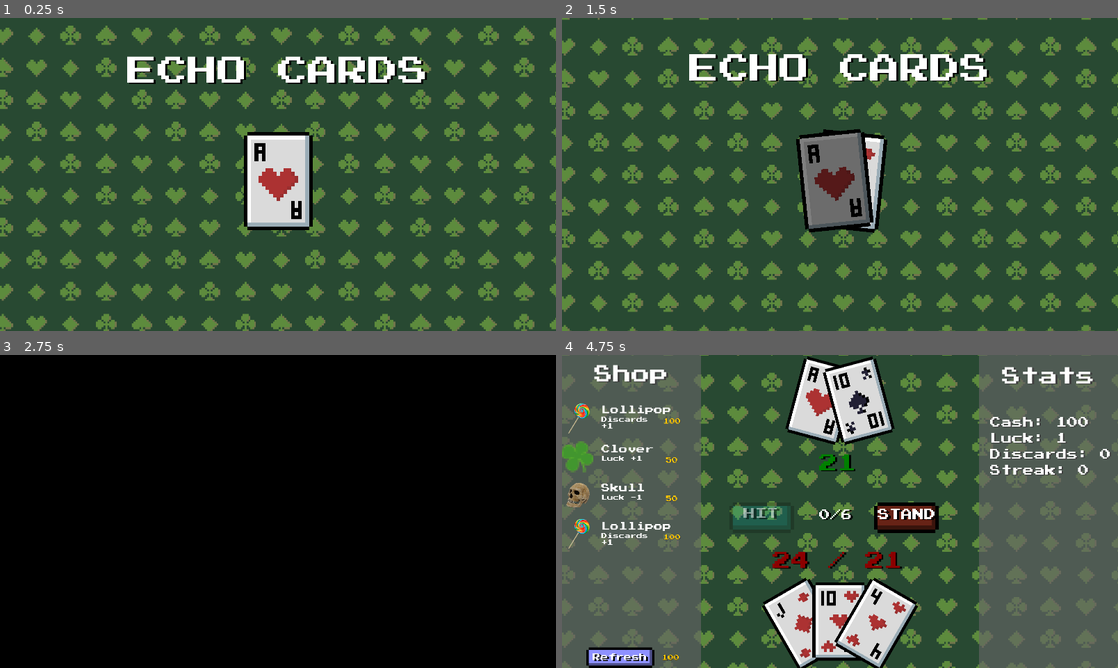
Above: before the commit, frames 1-4 (two rows, left to right).
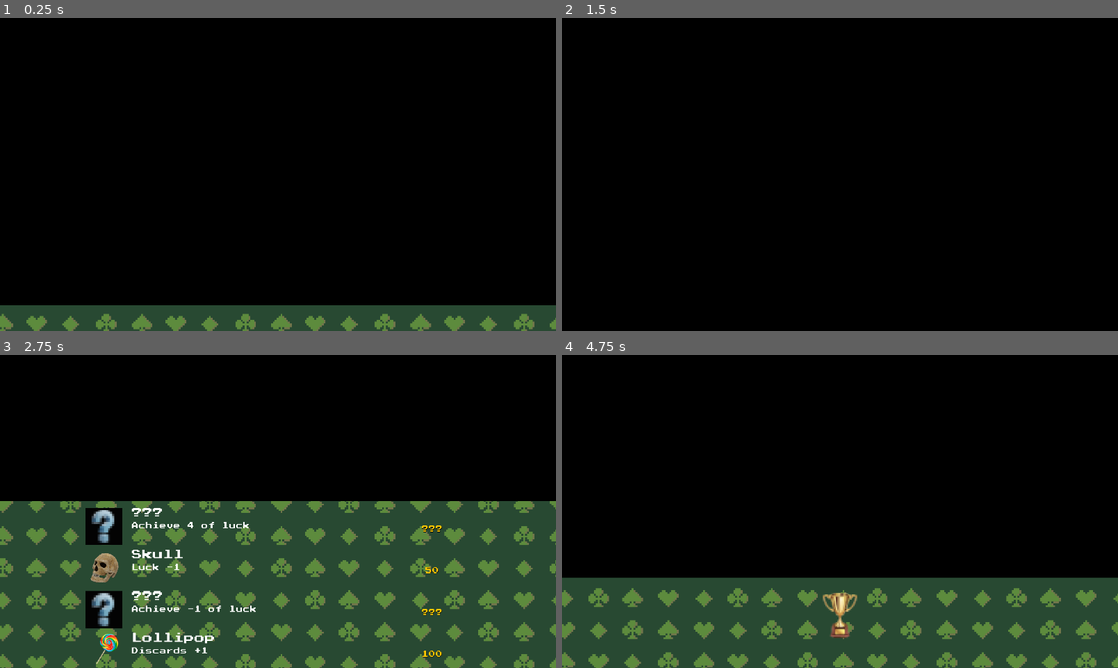
Above: after the commit, the same moments.

Repository: radsi/echo-cards
Game: Godot game, scene res://main_menu.tscn
Two runs of this game, one before a commit and one after it. Both use one fixed random seed, a clock stepped at 60 frames per second and the inputs below. The engine's default icon, where the game draws it, is replaced by a stand-in: a white triangle on a blue panel in a dark square.
Inputs (mouse positions are in pixels of both pictures, inside the frame that each line leads up to; where the layout moved, square brackets give the same spot in the first picture):
- Up to frame 1 (0.25 s): no input
- Up to frame 2 (1.5 s): click (840, 277) at 0.52 s; click (840, 180) at 1.25 s
- Up to frame 3 (2.75 s): click (278, 517) [261, 514] at 2 s
- Up to frame 4 (4.75 s): click (623, 383) at 2.75 s, where only the run after the commit has a clickable "BACK"; click (762, 517) at 3.5 s, where only the run before the commit has a clickable "HIT"; click (906, 517) at 4.25 s, where only the run before the commit has a clickable "STAND"

The runs differ from the first frame. In frame 1, 90% of the frame differs, in the area x 0-100%, y 0-92%; in frame 2, 98%, in the area x 0-100%, y 0-100%; in frame 3, 52%; in frame 4, 92%.

Commit message:
unlockables

Diff:
--- /dev/null
+++ b/achievements.tscn
@@ -0,0 +1,134 @@
+[gd_scene load_steps=11 format=3 uid="uid://65ea2c8upemh"]
+
+[ext_resource type="Script" uid="uid://dsoi4mltb7ues" path="res://scripts/env_manager.gd" id="1_e00ml"]
+[ext_resource type="Texture2D" uid="uid://pydb4lgf73oq" path="res://deco/background_1.png" id="2_bnact"]
+[ext_resource type="Texture2D" uid="uid://c7uch45hkma4m" path="res://buttons/button-arrow.png" id="3_rvr50"]
+[ext_resource type="FontFile" uid="uid://bsucljrt1mjt" path="res://PressStart2P-vaV7.ttf" id="4_u4g45"]
+[ext_resource type="Script" uid="uid://dqhch0awei337" path="res://scripts/achievements_manager.gd" id="5_u4g45"]
+
+[sub_resource type="StyleBoxEmpty" id="StyleBoxEmpty_h64ow"]
+
+[sub_resource type="StyleBoxEmpty" id="StyleBoxEmpty_2dvwe"]
+
+[sub_resource type="StyleBoxEmpty" id="StyleBoxEmpty_12gql"]
+
+[sub_resource type="StyleBoxEmpty" id="StyleBoxEmpty_sgvem"]
+
+[sub_resource type="StyleBoxEmpty" id="StyleBoxEmpty_l4oqj"]
+
+[node name="Achievements" type="Control"]
+layout_mode = 3
+anchors_preset = 15
+anchor_right = 1.0
+anchor_bottom = 1.0
+grow_horizontal = 2
+grow_vertical = 2
+script = ExtResource("1_e00ml")
+
+[node name="Background1" type="Sprite2D" parent="."]
+self_modulate = Color(1, 1, 1, 0.54901963)
+z_index = -10
+position = Vector2(975.0002, 780.00006)
+scale = Vector2(6.5, 6.5)
+texture = ExtResource("2_bnact")
+
+[node name="Background2" type="Sprite2D" parent="."]
+self_modulate = Color(1, 1, 1, 0.54901963)
+z_index = -10
+position = Vector2(975, -780.00006)
+scale = Vector2(6.5, 6.5)
+texture = ExtResource("2_bnact")
+
+[node name="TransitionBG" type="ColorRect" parent="."]
+z_index = 15
+layout_mode = 1
+anchors_preset = -1
+anchor_top = -1.2650001
+anchor_right = 1.056
+anchor_bottom = -0.019000001
+offset_top = 0.20007324
+offset_right = -1987.52
+offset_bottom = -1305.48
+scale = Vector2(50.679996, 33.640003)
+color = Color(0, 0, 0, 1)
+
+[node name="BackButton" type="Button" parent="."]
+self_modulate = Color(0.37, 0.37, 0.37, 1)
+texture_filter = 1
+layout_mode = 1
+offset_left = 59.999996
+offset_top = 51.999996
+offset_right = 340.0
+offset_bottom = 136.0
+scale = Vector2(1.25, 1.25)
+pivot_offset = Vector2(94, 46)
+theme_override_colors/icon_pressed_color = Color(0.4392157, 0.4392157, 0.4392157, 1)
+theme_override_colors/icon_hover_color = Color(0.49803922, 0.49803922, 0.49803922, 1)
+theme_override_colors/icon_hover_pressed_color = Color(0.49803922, 0.49803922, 0.49803922, 1)
+theme_override_styles/normal = SubResource("StyleBoxEmpty_h64ow")
+theme_override_styles/pressed = SubResource("StyleBoxEmpty_2dvwe")
+theme_override_styles/hover = SubResource("StyleBoxEmpty_12gql")
+theme_override_styles/disabled = SubResource("StyleBoxEmpty_sgvem")
+theme_override_styles/focus = SubResource("StyleBoxEmpty_l4oqj")
+icon = ExtResource("3_rvr50")
+flat = true
+
+[node name="ButtonLabel" type="Label" parent="BackButton"]
+z_index = 1
+texture_filter = 1
+layout_mode = 1
+anchors_preset = 8
+anchor_left = 0.5
+anchor_top = 0.5
+anchor_right = 0.5
+anchor_bottom = 0.5
+offset_left = -48.399994
+offset_top = -17.599995
+offset_right = 79.600006
+offset_bottom = 14.400005
+grow_horizontal = 2
+grow_vertical = 2
+pivot_offset = Vector2(48, 16)
+theme_override_fonts/font = ExtResource("4_u4g45")
+theme_override_font_sizes/font_size = 32
+text = "BACK"
+horizontal_alignment = 1
+vertical_alignment = 1
+
+[node name="shadow" type="Label" parent="BackButton/ButtonLabel"]
+z_index = -1
+texture_filter = 1
+layout_mode = 0
+offset_left = 7.0
+offset_top = 3.0
+offset_right = 103.000015
+offset_bottom = 35.0
+pivot_offset = Vector2(48, 16)
+theme_override_colors/font_color = Color(0, 0, 0, 1)
+theme_override_fonts/font = ExtResource("4_u4g45")
+theme_override_font_sizes/font_size = 32
+text = "BACK"
+horizontal_alignment = 1
+vertical_alignment = 1
+
+[node name="ScrollContainer" type="ScrollContainer" parent="."]
+layout_mode = 1
+anchors_preset = 15
+anchor_right = 1.0
+anchor_bottom = 1.0
+offset_left = 295.0
+offset_top = 239.0
+offset_right = 295.0
+offset_bottom = -15.0
+grow_horizontal = 2
+grow_vertical = 2
+
+[node name="VBoxContainer" type="VBoxContainer" parent="ScrollContainer"]
+texture_filter = 1
+layout_mode = 2
+size_flags_horizontal = 3
+size_flags_vertical = 3
+theme_override_constants/separation = 16
+script = ExtResource("5_u4g45")
+
+[connection signal="pressed" from="BackButton" to="." method="_on_back_button_pressed"]
--- a/game.tscn
+++ b/game.tscn
@@ -16,6 +16,9 @@
 [ext_resource type="AudioStream" uid="uid://dpl0teyt8jv7x" path="res://sounds/slidecard.wav" id="14_215e1"]
 [ext_resource type="AudioStream" uid="uid://dd2w63ktxt7p5" path="res://sounds/cha-ching.mp3" id="15_7sc4i"]
 [ext_resource type="AudioStream" uid="uid://duu72cwment5r" path="res://sounds/bonecrunch.wav" id="16_80cx4"]
+[ext_resource type="Texture2D" uid="uid://b0fhqxxsuf53b" path="res://items/NEW.png" id="17_e8heu"]
+[ext_resource type="Texture2D" uid="uid://bvncqqkeythe7" path="res://items/deal.png" id="18_rvswv"]
+[ext_resource type="AudioStream" uid="uid://ci1npjsqbmvpu" path="res://sounds/reveal.wav" id="19_boyg6"]
 
 [sub_resource type="StyleBoxEmpty" id="StyleBoxEmpty_j5wjh"]
 
@@ -1142,6 +1145,22 @@
 [node name="crunch_sfx" type="AudioStreamPlayer2D" parent="."]
 stream = ExtResource("16_80cx4")
 
+[node name="New" type="Sprite2D" parent="."]
+modulate = Color(0.8460439, 0.84604394, 0.8460439, 1)
+z_index = 20
+texture_filter = 1
+position = Vector2(960, -392)
+scale = Vector2(0.75, 0.75)
+texture = ExtResource("17_e8heu")
+
+[node name="Item" type="Sprite2D" parent="New"]
+scale = Vector2(3, 3)
+texture = ExtResource("18_rvswv")
+
+[node name="reveal_sfx" type="AudioStreamPlayer2D" parent="."]
+stream = ExtResource("19_boyg6")
+volume_db = -15.0
+
 [connection signal="signal_restartgame" from="DealerCards" to="PlayerCards" method="_on_dealer_cards_signal_restartgame"]
 [connection signal="pressed" from="Control/HitButton" to="PlayerCards" method="_on_hit_button_pressed"]
 [connection signal="pressed" from="Control/StandButton" to="DealerCards" method="_on_stand_button_pressed"]
--- a/items_data.json
+++ b/items_data.json
@@ -5,7 +5,8 @@
     "type": "stat",
     "stats": [2],
     "values": [1],
-    "rarity": 100
+    "rarity": 100,
+    "reason": ""
   },
   "medal": {
     "price": 100,
@@ -13,7 +14,8 @@
     "type": "stat",
     "stats": [5],
     "values": [1],
-    "rarity": 80
+    "rarity": 80,
+    "reason": ""
   },
   "lucky bone": {
     "price": 200,
@@ -21,7 +23,8 @@
     "type": "stat",
     "stats": [2],
     "values": [4],
-    "rarity": 50
+    "rarity": 50,
+    "reason": "Achieve 4 of luck"
   },
   "skull": {
     "price": 50,
@@ -37,7 +40,8 @@
     "type": "stat",
     "stats": [2, 3],
     "values": [-1, 2],
-    "rarity": 80
+    "rarity": 80,
+    "reason": "Achieve -1 of luck"
   },
   "lollipop": {
     "price": 100,
@@ -53,7 +57,8 @@
     "type": "trinket",
     "stats": [3],
     "values": [1],
-    "rarity": 70
+    "rarity": 70,
+    "reason": "Sell your soul"
   },
   "crown": {
     "price": 200,
@@ -61,7 +66,8 @@
     "type": "stat",
     "stats": [1, 3],
     "values": [0.9, 1],
-    "rarity": 20
+    "rarity": 20,
+    "reason": "Achive 1 discard and 200 cash"
   },
   "D6": {
     "price": 300,
@@ -69,7 +75,8 @@
     "type": "trinket",
     "stats": [1],
     "values": [1.25],
-    "rarity": 10
+    "rarity": 10,
+    "reason": "Own 3 objects"
   },
   "horse": {
     "price": 50,
@@ -77,23 +84,26 @@
     "type": "trinket",
     "stats": [1],
     "values": [1.25],
-    "rarity": 70
+    "rarity": 70,
+    "reason": "Do a blackjack"
   },
   "white flag": {
-    "price": 200,
-    "description": "Rounds -1 & Luck +4",
+    "price": 300,
+    "description": "Rounds -2 & Luck +6",
     "type": "stat",
     "stats": [5, 2],
     "values": [-1, 4],
-    "rarity": 60
+    "rarity": 20,
+    "reason": ""
   },
   "black flag": {
-    "price": 250,
-    "description": "Rounds +2 & Luck -2",
+    "price": 300,
+    "description": "Rounds +4 & Luck -2",
     "type": "stat",
     "stats": [5, 2],
     "values": [1, -2],
-    "rarity": 60
+    "rarity": 20,
+    "reason": ""
   },
   "gold": {
     "price": 100,
@@ -101,7 +111,8 @@
     "type": "trinket",
     "stats": [5, 2],
     "values": [1, -2],
-    "rarity": 80
+    "rarity": 80,
+    "reason": "Complete a payment"
   },
   "briefcase": {
     "price": 200,
@@ -109,6 +120,7 @@
     "type": "trinket",
     "stats": [5, 2],
     "values": [1, -2],
-    "rarity": 50
+    "rarity": 50,
+    "reason": "Buy the entire shop"
   }
 }
--- a/main_menu.tscn
+++ b/main_menu.tscn
@@ -6,6 +6,7 @@
 [ext_resource type="Texture2D" uid="uid://c5y334dhp00q6" path="res://cards/light/A-H.png" id="4_jix8l"]
 [ext_resource type="Texture2D" uid="uid://cqrjhx4133x5u" path="res://cards/light/K-D.png" id="5_glbon"]
 [ext_resource type="AudioStream" uid="uid://vam30asnc1xn" path="res://sounds/musicloop1.mp3" id="6_nlkkf"]
+[ext_resource type="Texture2D" uid="uid://b5e4m60kwpo4q" path="res://items/trophy.png" id="7_qe12f"]
 
 [sub_resource type="StyleBoxEmpty" id="StyleBoxEmpty_glbon"]
 
@@ -131,4 +132,32 @@
 stream = ExtResource("6_nlkkf")
 autoplay = true
 
+[node name="AchvButton" type="Button" parent="."]
+texture_filter = 1
+layout_mode = 1
+anchors_preset = 7
+anchor_left = 0.5
+anchor_top = 1.0
+anchor_right = 0.5
+anchor_bottom = 1.0
+offset_left = -64.0
+offset_top = -250.00006
+offset_right = 64.0
+offset_bottom = -122.00006
+grow_horizontal = 2
+grow_vertical = 0
+scale = Vector2(1.5, 1.5)
+pivot_offset = Vector2(64, 64)
+theme_override_colors/icon_pressed_color = Color(0.4392157, 0.4392157, 0.4392157, 1)
+theme_override_colors/icon_hover_color = Color(0.49803922, 0.49803922, 0.49803922, 1)
+theme_override_colors/icon_hover_pressed_color = Color(0.49803922, 0.49803922, 0.49803922, 1)
+theme_override_styles/normal = SubResource("StyleBoxEmpty_glbon")
+theme_override_styles/pressed = SubResource("StyleBoxEmpty_nlkkf")
+theme_override_styles/hover = SubResource("StyleBoxEmpty_qe12f")
+theme_override_styles/disabled = SubResource("StyleBoxEmpty_8qtwp")
+theme_override_styles/focus = SubResource("StyleBoxEmpty_dy7ct")
+icon = ExtResource("7_qe12f")
+flat = true
+
 [connection signal="pressed" from="PlayButton" to="." method="_on_play_button_pressed"]
+[connection signal="pressed" from="AchvButton" to="." method="_on_achv_button_pressed"]
--- /dev/null
+++ b/prefabs/achv_item_prefab.tscn
@@ -0,0 +1,107 @@
+[gd_scene load_steps=9 format=3 uid="uid://sxcjlvsyk22c"]
+
+[ext_resource type="FontFile" uid="uid://bsucljrt1mjt" path="res://PressStart2P-vaV7.ttf" id="1_yemqf"]
+[ext_resource type="Texture2D" uid="uid://divrki8jgm6x6" path="res://icon.svg" id="2_07x67"]
+[ext_resource type="Script" uid="uid://bwm7b6susr6" path="res://scripts/achievements_item.gd" id="3_yemqf"]
+
+[sub_resource type="StyleBoxEmpty" id="StyleBoxEmpty_uqiqr"]
+
+[sub_resource type="StyleBoxEmpty" id="StyleBoxEmpty_3a8kb"]
+
+[sub_resource type="StyleBoxFlat" id="StyleBoxFlat_uqiqr"]
+content_margin_left = 4.0
+content_margin_top = 4.0
+content_margin_right = 4.0
+content_margin_bottom = 4.0
+
+[sub_resource type="StyleBoxEmpty" id="StyleBoxEmpty_gdgwq"]
+
+[sub_resource type="StyleBoxEmpty" id="StyleBoxEmpty_0nyxa"]
+
+[node name="AchvItemPrefab" type="Button"]
+texture_filter = 1
+size_flags_vertical = 4
+theme_override_fonts/font = ExtResource("1_yemqf")
+theme_override_font_sizes/font_size = 28
+theme_override_styles/normal = SubResource("StyleBoxEmpty_uqiqr")
+theme_override_styles/pressed = SubResource("StyleBoxEmpty_3a8kb")
+theme_override_styles/hover = SubResource("StyleBoxFlat_uqiqr")
+theme_override_styles/disabled = SubResource("StyleBoxEmpty_gdgwq")
+theme_override_styles/focus = SubResource("StyleBoxEmpty_0nyxa")
+icon = ExtResource("2_07x67")
+flat = true
+alignment = 0
+text_overrun_behavior = 3
+script = ExtResource("3_yemqf")
+
+[node name="NameLabel" type="Label" parent="."]
+texture_filter = 1
+layout_mode = 1
+anchors_preset = 10
+anchor_right = 1.0
+offset_left = 160.0
+offset_bottom = 36.0
+grow_horizontal = 2
+theme_override_fonts/font = ExtResource("1_yemqf")
+theme_override_font_sizes/font_size = 36
+text = "NAME"
+
+[node name="DescLabel" type="Label" parent="."]
+texture_filter = 1
+layout_mode = 1
+anchors_preset = 12
+anchor_top = 1.0
+anchor_right = 1.0
+anchor_bottom = 1.0
+offset_left = 160.0
+offset_top = -78.0
+offset_right = -275.5
+grow_horizontal = 2
+grow_vertical = 0
+theme_override_fonts/font = ExtResource("1_yemqf")
+theme_override_font_sizes/font_size = 24
+text = "asdddddddddddddddddddd"
+autowrap_mode = 2
+
+[node name="PriceLabel" type="Label" parent="."]
+self_modulate = Color(1, 0.78431374, 0, 1)
+texture_filter = 1
+layout_mode = 1
+anchors_preset = 14
+anchor_top = 0.5
+anchor_right = 1.0
+anchor_bottom = 0.5
+offset_left = 305.0
+offset_top = -3.0
+offset_right = 178.0
+offset_bottom = 21.0
+grow_horizontal = 2
+grow_vertical = 2
+theme_override_fonts/font = ExtResource("1_yemqf")
+theme_override_font_sizes/font_size = 24
+text = "100"
+horizontal_alignment = 1
+vertical_alignment = 1
+autowrap_mode = 2
+
+[node name="shadow" type="Label" parent="PriceLabel"]
+self_modulate = Color(0, 0, 0, 1)
+z_index = -1
+texture_filter = 1
+layout_mode = 1
+anchors_preset = -1
+anchor_left = 0.042000003
+anchor_right = 0.95800006
+anchor_bottom = 1.0
+offset_left = 1.4500024
+offset_top = 2.0
+offset_right = 1.4071426
+offset_bottom = 2.0
+grow_horizontal = 0
+grow_vertical = 2
+theme_override_fonts/font = ExtResource("1_yemqf")
+theme_override_font_sizes/font_size = 24
+text = "100"
+horizontal_alignment = 1
+vertical_alignment = 1
+autowrap_mode = 2
--- /dev/null
+++ b/scripts/achievements_item.gd
@@ -0,0 +1,18 @@
+extends Button
+
+@onready var InterrogationImage := preload("res://items/interrogation.png")
+@export var item_id: String
+
+func set_locked() -> void:
+	var cfg := ConfigFile.new()
+	var unlocked_items: Array = []
+
+	if FileAccess.file_exists("user://save.cfg"):
+		cfg.load("user://save.cfg")
+		unlocked_items = cfg.get_value("unlocks", "items", [])
+
+	if not unlocked_items.has(item_id):
+		icon = InterrogationImage
+		get_child(0).text = "???"
+		get_child(1).text = globals.items[item_id].reason
+		globals.change_text(get_child(2), "???")
--- /dev/null
+++ b/scripts/achievements_manager.gd
@@ -0,0 +1,16 @@
+extends VBoxContainer
+
+@onready var ItemPrefab = preload("res://prefabs/achv_item_prefab.tscn")
+
+func _ready() -> void:
+	for item_id in globals.items:
+		var new_item: Button = ItemPrefab.instantiate()
+		add_child(new_item)
+
+		new_item.icon = load("res://items/%s.png" % item_id)
+		new_item.item_id = item_id
+		new_item.get_child(0).text = item_id.capitalize()
+		new_item.get_child(1).text = globals.items[item_id].description
+		globals.change_text(new_item.get_child(2), str(int(globals.items[item_id].price)))
+
+		new_item.set_locked()
--- a/scripts/dealer_cards.gd
+++ b/scripts/dealer_cards.gd
@@ -193,6 +193,6 @@
 	emit_signal("signal_restartgame")
 
 func _on_stand_button_pressed() -> void:
-	if globals.ending_game: return
+	if globals.ending_game or $"..".rotate_item: return
 	globals.ending_game = true
 	show_cards()
--- a/scripts/env_manager.gd
+++ b/scripts/env_manager.gd
@@ -3,7 +3,16 @@
 @onready var GameOver: VBoxContainer = $HBoxContainer/VBoxContainer
 @onready var BGs: Array[Sprite2D] = [$Background1, $Background2]
 
+var rotate_item := false
+var t := 0.0
+var click_cooldown := 0
+
 func _ready() -> void:
+	if not is_instance_valid(GameOver):
+		$TransitionBG.position = Vector2.ZERO
+		var twn = create_tween()
+		twn.tween_property($TransitionBG, "position", Vector2(0,-1366), 1.5).set_trans(Tween.TRANS_SINE).set_ease(Tween.EASE_OUT)
+
 	var labels: Array[Label] = []
 	_collect_labels(self, labels)
 
@@ -31,6 +40,16 @@
 		GameOver.get_child(4).text = "Discards: " + str(globals.discards)
 		GameOver.get_child(5).text = "Max streak: " + str(globals.max_streak)
 		$RestartButton.pressed.connect(_on_restart_button_pressed)
+	elif is_instance_valid($buy_sfx):
+		show_new_items()
+
+func _input(event):
+	if event is InputEventMouseButton and event.pressed and event.button_index == MOUSE_BUTTON_LEFT and is_instance_valid($buy_sfx):
+
+		if click_cooldown > Time.get_unix_time_from_system(): return
+
+		click_cooldown = Time.get_unix_time_from_system() + 2
+		show_new_items()
 
 func _process(delta: float) -> void:
 	if not is_instance_valid(BGs[0]): return
@@ -41,6 +60,10 @@
 	for bg in BGs:
 		if bg.position.y >= 1860:
 			bg.position.y = -1260
+
+	if rotate_item:
+		t += delta
+		$New/Item.scale.x = sin(t) * 3.0
 
 func _collect_labels(node: Node, out: Array[Label]) -> void:
 	if node is Label and not node.name.contains("shadow"):
@@ -75,6 +98,32 @@
 		duration
 	).set_trans(Tween.TRANS_SINE).set_ease(Tween.EASE_IN_OUT)
 
+func show_new_items():
+	if globals.items_pending_to_show.size() < 1:
+		var twn := create_tween()
+		twn.tween_property(
+			$New,
+			"position",
+			Vector2(960, -392),
+			1.5
+		).set_trans(Tween.TRANS_SINE).set_ease(Tween.EASE_IN_OUT)
+		twn.finished.connect(func(): rotate_item = false)
+		return
+
+	if rotate_item == false:
+		rotate_item = true
+
+		var twn := create_tween()
+		twn.tween_property(
+			$New,
+			"position",
+			Vector2(960, 580),
+			1.5
+		).set_trans(Tween.TRANS_SINE).set_ease(Tween.EASE_IN_OUT)
+
+	$New/Item.texture = load("res://items/%s.png" % globals.items_pending_to_show[0])
+	globals.items_pending_to_show.remove_at(0)
+	$reveal_sfx.play()
 
 func _on_restart_button_pressed():
 	globals.luck = 1
@@ -126,3 +175,13 @@
 	).set_trans(Tween.TRANS_SINE).set_ease(Tween.EASE_IN_OUT)
 
 	tween4.finished.connect(func(): globals.load_scene_with_transition($TransitionBG, "res://game.tscn"))
+
+
+func _on_achv_button_pressed() -> void:
+	$PlayButton.button_mask = MOUSE_BUTTON_NONE
+	globals.load_scene_with_transition($TransitionBG, "res://achievements.tscn")
+
+
+func _on_back_button_pressed() -> void:
+	$BackButton.button_mask = MOUSE_BUTTON_NONE
+	globals.load_scene_with_transition($TransitionBG, "res://main_menu.tscn")
--- a/scripts/globals.gd
+++ b/scripts/globals.gd
@@ -29,11 +29,22 @@
 
 var inventory := {}
 var items := {}
-var item_keys := []
 
 var tween_in_process: Array[Node] = []
 
+var cfg := ConfigFile.new()
+var unlocked_items := ["clover", "medal", "skull", "lollipop", "white flag", "black flag"]
+var items_pending_to_show := []
+var save_path := "user://save.cfg"
+
 func _init() -> void:
+	if FileAccess.file_exists(save_path):
+		cfg.load(save_path)
+		unlocked_items = cfg.get_value("unlocks", "items", unlocked_items)
+	else:
+		cfg.set_value("unlocks", "items", unlocked_items)
+		cfg.save(save_path)
+
 	var path = "res://items_data.json"
 	var file = FileAccess.open(path, FileAccess.READ)
 	if file == null:
@@ -43,7 +54,15 @@
 	items = JSON.parse_string(file.get_as_text())
 	file.close()
 
-	item_keys = items.keys()
+func unlock_item(item_id: String):
+	if unlocked_items.has(item_id):
+		return
+
+	unlocked_items.append(item_id)
+	items_pending_to_show.append(item_id)
+
+	cfg.set_value("unlocks", "items", unlocked_items)
+	cfg.save(save_path)
 
 func load_scene_with_transition(transition: ColorRect, scene: String):
 	var twn = create_tween()
@@ -295,16 +314,16 @@
 	else:
 		min_rarity = 90
 
-	for id in item_keys:
+	for id in unlocked_items:
 		if items[id].rarity >= min_rarity:
 			eligible_items.append(id)
 
 	if eligible_items.is_empty():
 		var max_rarity := 0
-		for id in item_keys:
+		for id in unlocked_items:
 			if items[id].rarity > max_rarity:
 				max_rarity = items[id].rarity
-		for id in item_keys:
+		for id in unlocked_items:
 			if items[id].rarity == max_rarity:
 				eligible_items.append(id)
 
--- a/scripts/payment_manager.gd
+++ b/scripts/payment_manager.gd
@@ -111,6 +111,8 @@
 		1.5
 	).set_trans(Tween.TRANS_SINE).set_ease(Tween.EASE_OUT)
 
+	globals.unlock_item("gold")
+
 	twn.finished.connect(func(): get_tree().change_scene_to_file("res://game.tscn"); globals.current_fee += globals.current_fee / 5)
 
 
@@ -127,4 +129,6 @@
 		2.7
 	).set_trans(Tween.TRANS_SINE).set_ease(Tween.EASE_OUT)
 
+	globals.unlock_item("deal")
+
 	twn.finished.connect(func(): get_tree().change_scene_to_file("res://game_over.tscn"))
--- a/scripts/player_cards.gd
+++ b/scripts/player_cards.gd
@@ -23,11 +23,6 @@
 var dark_count := 0
 
 func _ready() -> void:
-
-	$"../TransitionBG".position = Vector2.ZERO
-	var twn = create_tween()
-	twn.tween_property($"../TransitionBG", "position", Vector2(0,-1366), 1.5).set_trans(Tween.TRANS_SINE).set_ease(Tween.EASE_OUT)
-
 	globals.used_discards = 0
 	await get_tree().process_frame
 	globals.change_stat_text("cash")
@@ -202,6 +197,9 @@
 		if is_instance_valid(c):
 			c.queue_free()
 
+	if globals.player_score == 21 and player_cards.size() == 2:
+		globals.unlock_item("horse")
+
 	player_cards.clear()
 	player_deck.clear()
 	deck.clear()
@@ -217,7 +215,7 @@
 	spawn_cards(2)
 
 func _on_hit_button_pressed() -> void:
-	if globals.ending_game: return
+	if globals.ending_game or $"..".rotate_item: return
 	player_actions.append(0)
 	spawn_cards(1, false)
 	$"../hit_sfx".play()
--- a/scripts/shop_manager.gd
+++ b/scripts/shop_manager.gd
@@ -19,7 +19,7 @@
 	buy_item(button)
 
 func buy_item(btn: Button):
-	if globals.get_item_amount() >= 12: return
+	if globals.get_item_amount() >= 12 or $"../..".rotate_item: return
 
 	if btn.price > globals.cash:
 		return
@@ -31,6 +31,19 @@
 
 	$"../../buy_sfx".play()
 
+	if globals.luck < 0:
+		globals.unlock_item("skull awake")
+	elif globals.luck == 4:
+		globals.unlock_item("lucky bone")
+
+	if globals.VBoxItems.get_children().filter(func(c): return c.visible).size() == 0:
+		globals.unlock_item("briefcase")
+
+	if globals.discards == 1 and globals.cash > 200:
+		globals.unlock_item("crown")
+
+	if globals.inventory.size() > 3:
+		globals.unlock_item("D6")
 
 func _on_refresh_button_pressed() -> void:
 	if globals.refresh_cost > globals.cash:
Binary file added: buttons/button-arrow.png
Not shown, added: buttons/button-arrow.png.import
Not shown: 1 places in game.tscn that only renumber resources
Binary file added: items/NEW.png
Not shown, added: items/NEW.png.import
Binary file added: items/interrogation.png
Not shown, added: items/interrogation.png.import
Binary file changed: items/medal.png
Binary file added: items/trophy.png
Not shown, added: items/trophy.png.import
Not shown: 1 places in main_menu.tscn that only renumber resources
Not shown, added: scripts/achievements_item.gd.uid
(and 3 more such lines)
